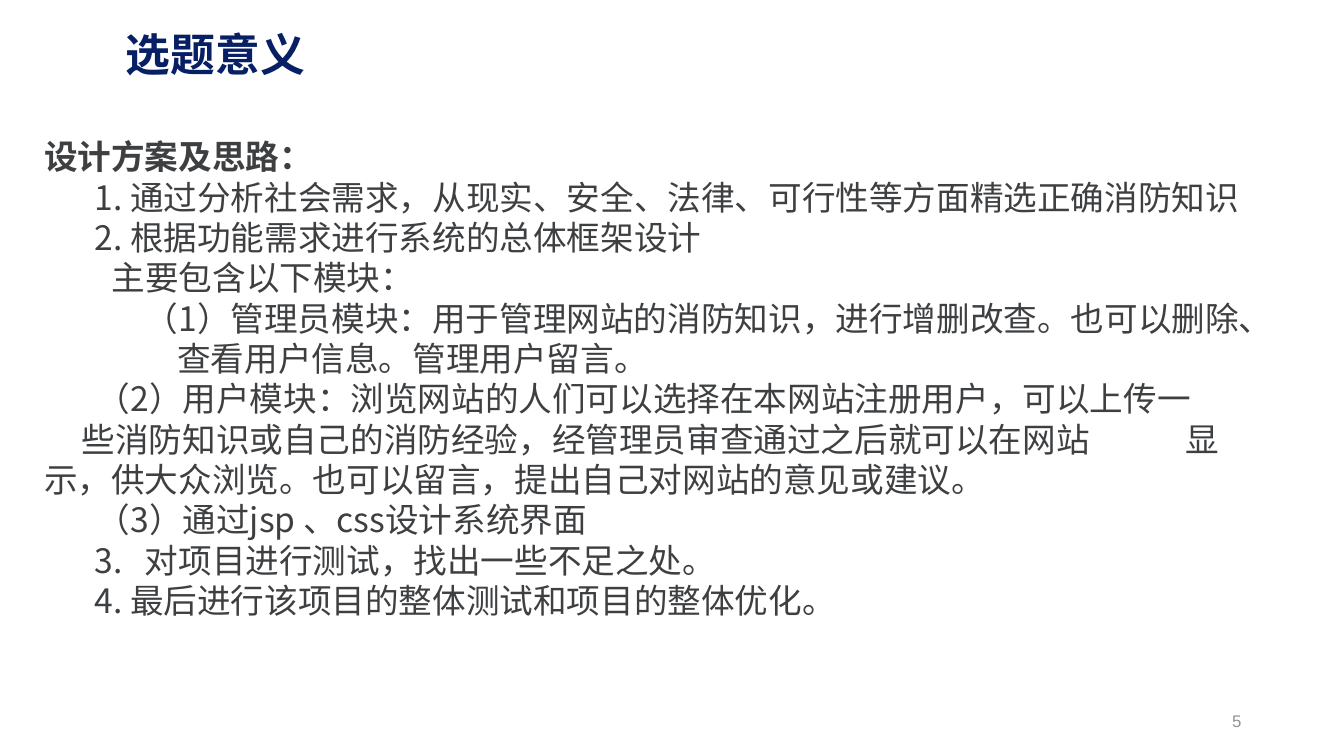
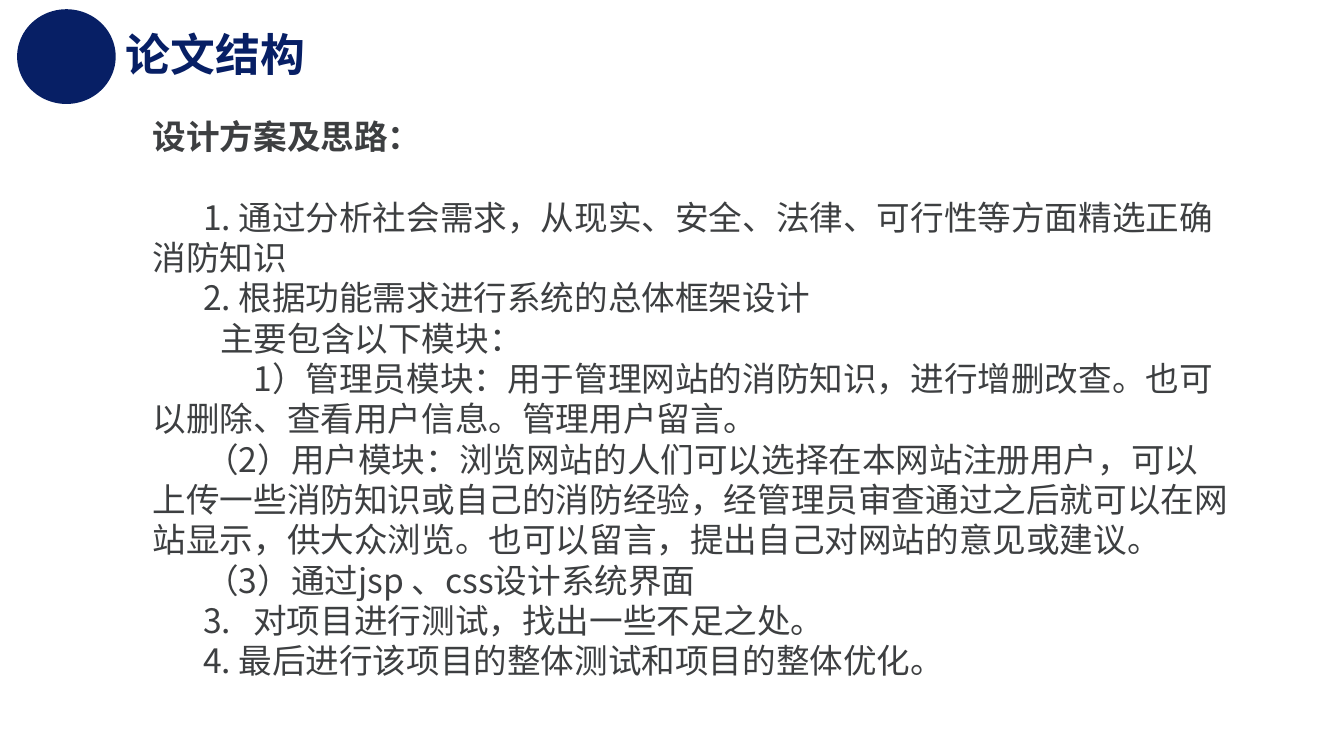
Before and after one commit to Henry0227/Imnujava, a slide deck: slide 8 of 20151104820_zhaolei_xiaofangwangzhan/毕设资料/20151104820-赵磊-开题报告PPT.pptx (slide 5 before the commit). Drawn at 1344x756 pixels with LibreOffice and Linux fonts; fonts in the diff are those of the drawing; background and template pictures are left out. Boxes give left, top, right and bottom in pixels: in the first picture for what was removed or moved away, otherwise in the second. Text is boxed around its words. In the diff, an @@ line names an element or a change of style, - is before the commit and + after.

```diff
--- a/20151104820_zhaolei_xiaofangwangzhan/毕设资料/20151104820-赵磊-开题报告PPT.pptx
+++ b/20151104820_zhaolei_xiaofangwangzhan/毕设资料/20151104820-赵磊-开题报告PPT.pptx
@@ ellipse added at (x1=17, y1=9, x2=116, y2=104), fill #071F65 @@
@@ title at (x1=126, y1=32, x2=305, y2=75): text changed @@
-选题意义
+论文结构
@@ text "设计方案及思路：" moved from (x1=44, y1=140, x2=1272, y2=616) to (x1=153, y1=120, x2=1228, y2=676) @@
@@ text at (x1=153, y1=362, x2=1228, y2=556): text changed @@
-（1）管理员模块：用于管理网站的消防知识，进行增删改查。也可以删除、 查看用户信息。管理用户留言。
-（2）用户模块：浏览网站的人们可以选择在本网站注册用户，可以上传一 些消防知识或自己的消防经验，经管理员审查通过之后就可以在网站 显示，供大众浏览。也可以留言，提出自己对网站的意见或建议。
+1）管理员模块：用于管理网站的消防知识，进行增删改查。也可以删除、查看用户信息。管理用户留言。
+（2）用户模块：浏览网站的人们可以选择在本网站注册用户，可以上传一些消防知识或自己的消防经验，经管理员审查通过之后就可以在网站显示，供大众浏览。也可以留言，提出自己对网站的意见或建议。
@@ page number removed at (x1=1232, y1=715, x2=1241, y2=727) @@
-5
```
Also in this commit, not shown: 4 other slides changed, 2 slides added, 1 other file.
